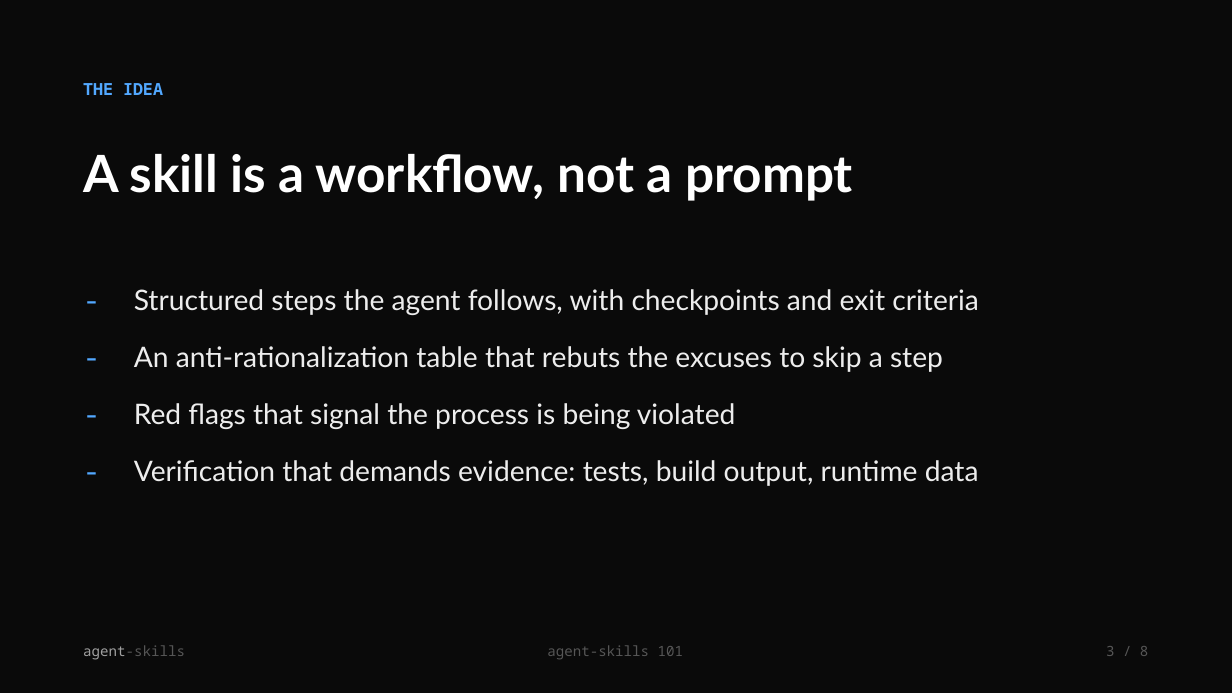
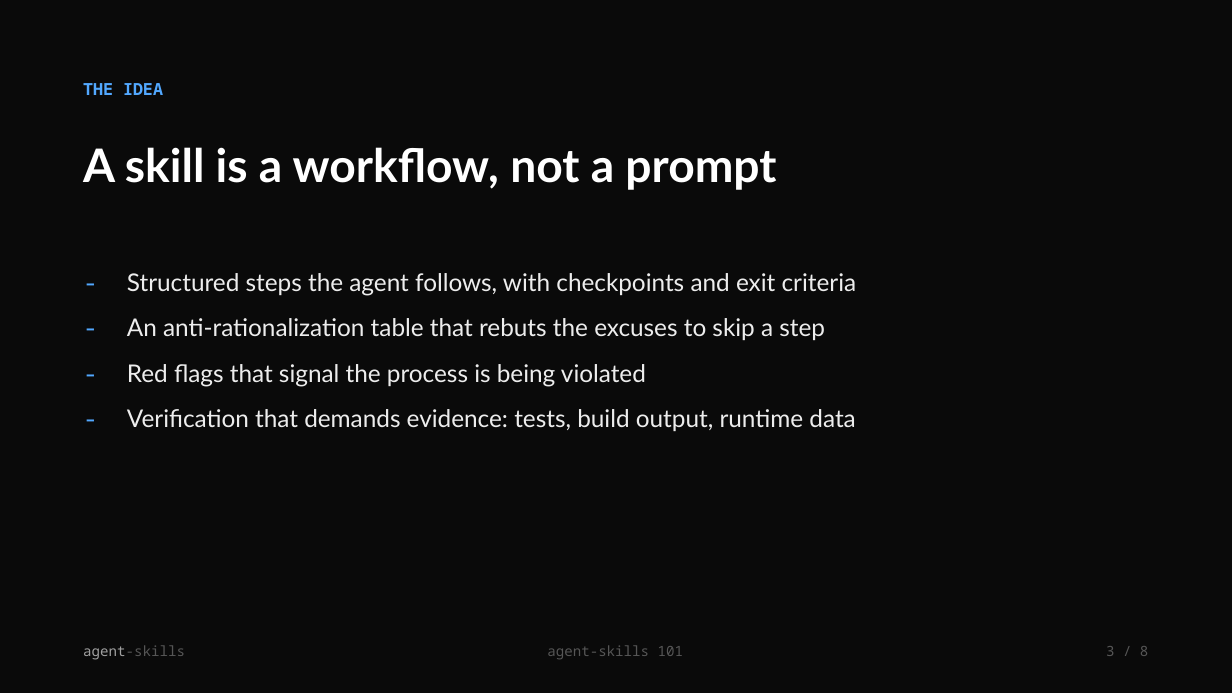
Before and after one commit to addyosmani/skills.addy.ie, a slide deck: slide 3 of public/teach/decks/agent-skills-101.pptx. Drawn at 1232x693 pixels with LibreOffice and Linux fonts; fonts in the diff are those of the drawing. Boxes give left, top, right and bottom in pixels: in the first picture for what was removed or moved away, otherwise in the second. Text is boxed around its words. In the diff, an @@ line names an element or a change of style, - is before the commit and + after.

Commit message:
Fix deck responsiveness and PPTX slide overflow
HTML decks:
- Mobile-first layout that adapts to the viewport instead of scaling a
  fixed 16:9 canvas down; switches to a framed 16:9 slide with
  container-query-unit text sizing only on larger landscape screens
- Text now always fits the slide (cqh units) so nothing overflows the canvas
- Added a 'best on desktop / rotate to landscape' hint on small portrait screens
- Larger tap targets for slide nav

PPTX decks:
- Constrain diagram images by height so they never run past the slide edge
- Trim font sizes and box geometry for safe vertical fit
- Verified every shape stays within the 7.5in slide bounds

```diff
--- a/public/teach/decks/agent-skills-101.pptx
+++ b/public/teach/decks/agent-skills-101.pptx
@@ text "A skill is a workflow, ..." at (83, 147, 776, 190): size 40 to 36 pt @@
@@ text "- Structured steps the agent ...": place and size @@
-text "- Structured steps the agent ..." at (134, 289, 979, 486)
+text "- Structured steps the agent ..." at (127, 273, 857, 431)
@@ text "- Structured steps the agent ..." at (127, 273, 857, 431): size 22 to 19 pt; line spacing 1.15 to 1.12; less space between paragraphs @@
```
Also in this commit, not shown: 7 other slides changed, 7 other files.
